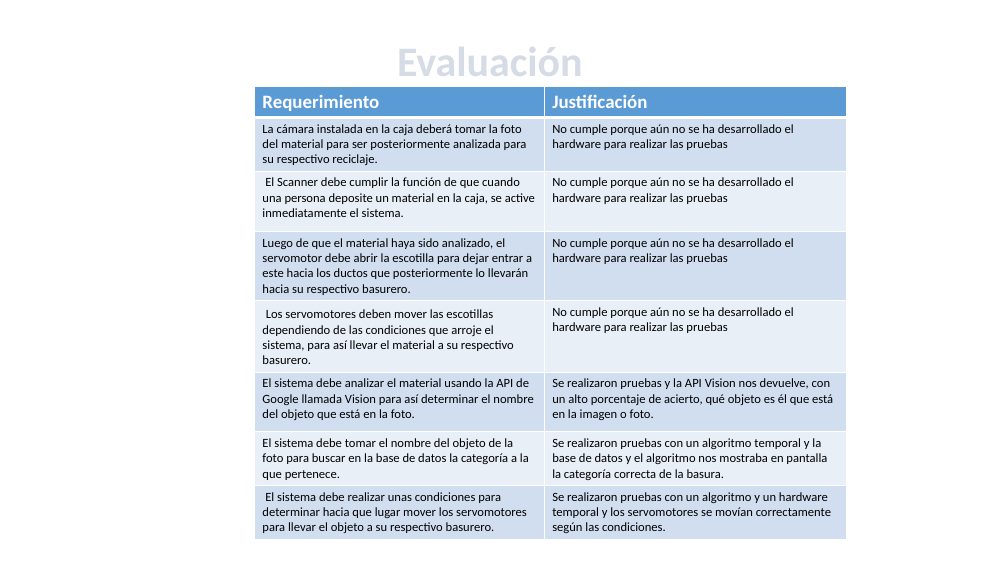
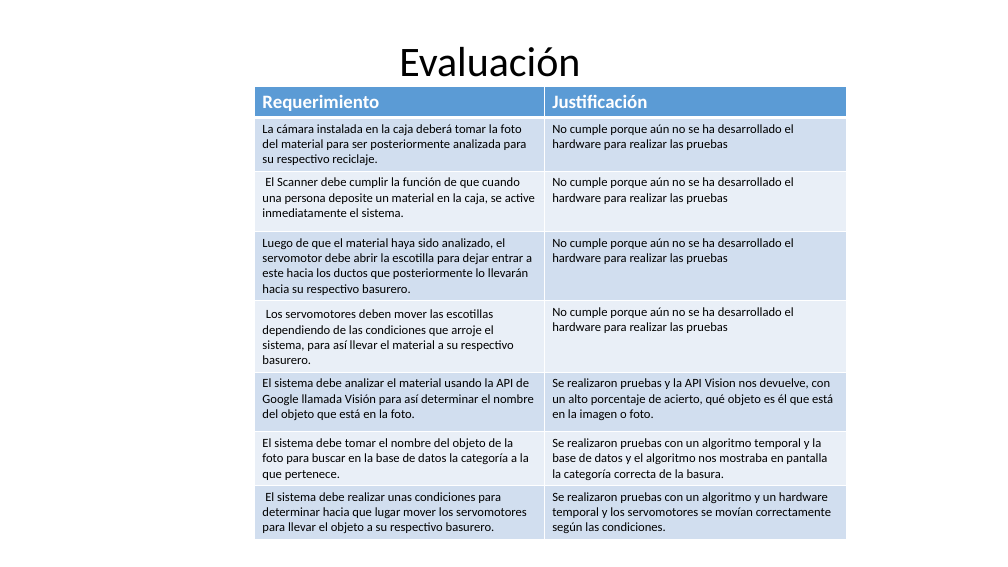
Before and after one commit to Kathar6/A.R.I, a slide deck: slide 12 of Documentos/RECICLAJE INTELIGENTE.pptx. Drawn at 1008x567 pixels with LibreOffice and Linux fonts; fonts in the diff are those of the drawing; background and template pictures are left out. Boxes give left, top, right and bottom in pixels: in the first picture for what was removed or moved away, otherwise in the second. Text is boxed around its words. In the diff, an @@ line names an element or a change of style, - is before the commit and + after.

```diff
--- a/Documentos/RECICLAJE INTELIGENTE.pptx
+++ b/Documentos/RECICLAJE INTELIGENTE.pptx
@@ title "Evaluación" at <box>399,47,580,77</box>: text colour pattern #44546A on #D6DCE5 to #000000, letter outline #333F50 1 pt to none, bold off @@
@@ table at <box>255,87,846,538</box> @@
-row 6, column 1: El sistema debe analizar el material usando la API de Google llamada Vision para así determinar el nombre del objeto que está en la foto.
+row 6, column 1: El sistema debe analizar el material usando la API de Google llamada Visión para así determinar el nombre del objeto que está en la foto.
```
Also in this commit, not shown: 12 other slides changed, 1 slide added, 6 other files.
